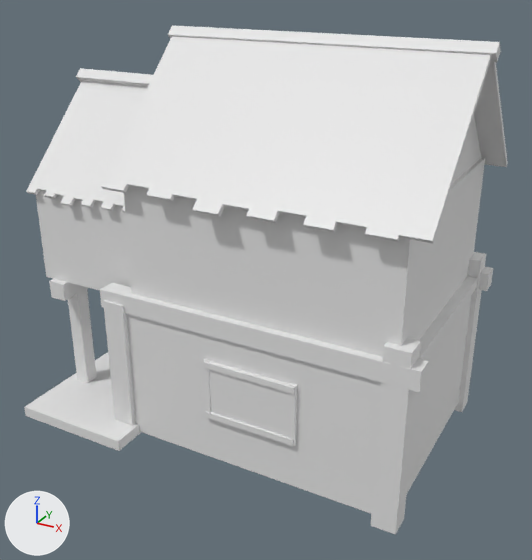
One commit to the FBX model Assets/Medieval Village (Wood)/Meshes/Build_House.fbx: the scene before it, then after it.
The view is the same before and after, from a camera (50 mm lens) standing at (4.04, -8.66, 5.64) and looking at (0.04, -1.39, 2.0). Every picture has the same lights, and +X, +Y and +Z are marked at lower left. Where no turn or scale is listed for an object, it has been applied to the vertices.

Objects in the first picture: 'Beams', 'Cube', 'Cube.005', 'Doors', 'Plane.008', 'Roof', 'StoneBottom', 'WoodTop'.
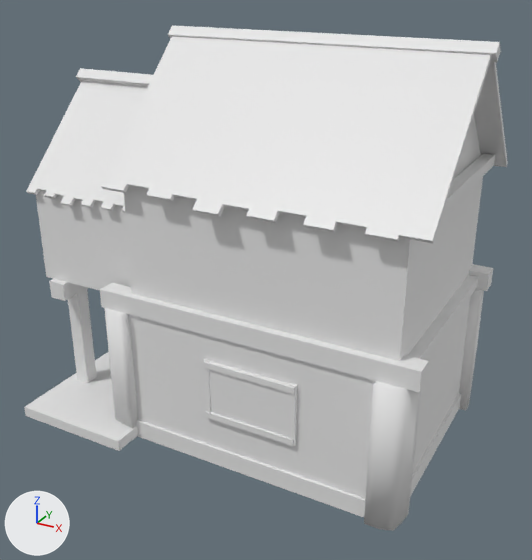
Edits to the bpy script that builds the scene:
```text
Change me_cube_037:
    where me_cube_037.from_pydata(...)  # 120 vertices, 90 faces; spans x -6.77..-1.54, y -2.0..0.94, z -2.07..2.79
    used by ob_beams; location = (4.0, -0.71, 2.11)
    me_cube_037 part 1: a new loose piece, a box spanning x -5.15..-1.92, y -1.98..-1.75, z -2.0..-1.77
    me_cube_037 part 2: a new loose piece, a box spanning x -1.95..-1.73, y -1.71..0.62, z -2.0..-1.77
    me_cube_037 part 3: a new loose piece, a box spanning x -1.84..-1.71, y -1.83..0.75, z 1.28..1.41
    me_cube_037 part 4: the loose piece of 8 vertices spanning x -1.97..-1.69, y 0.63..0.91, z -2.07..0.12 is deleted
    me_cube_037 part 5: the loose piece of 8 vertices spanning x -1.97..-1.69, y -1.98..-1.7, z -2.07..0.12 is deleted
    me_cube_037 part 6: the loose piece of 8 vertices spanning x -5.42..-5.14, y -2.0..-1.72, z -1.96..-0.18 is deleted
Add me_cube_052:
    me_cube_052.from_pydata(...)  # 264 vertices, 256 faces; spans x -3.6..0.25, y -2.83..0.25, z -0.19..1.53
Add ob_cube_001:
    ob_cube_001 = bpy.data.objects.new('Cube.001', me_cube_052)
    ob_cube_001.location = (2.13, 0.06, 0.3)
```

Where the change shows, as pixel boxes (x1, y1, x2, y2) in the pictures (532 x 560 px):
'Beams', reshaped
    before: (49, 25, 501, 535)
    after: (49, 25, 501, 517)
'Cube.001', added
    after: (104, 289, 484, 531)
part 1 of me_cube_037, added
    after: (136, 420, 366, 517)
part 2 of me_cube_037, added
    after: (410, 393, 461, 497)
part 3 of me_cube_037, added
    after: (442, 153, 495, 215)
part 4 of me_cube_037, deleted
    before: (454, 252, 486, 412)
part 5 of me_cube_037, deleted
    before: (371, 338, 421, 535)
part 6 of me_cube_037, deleted
    before: (103, 300, 135, 426)
